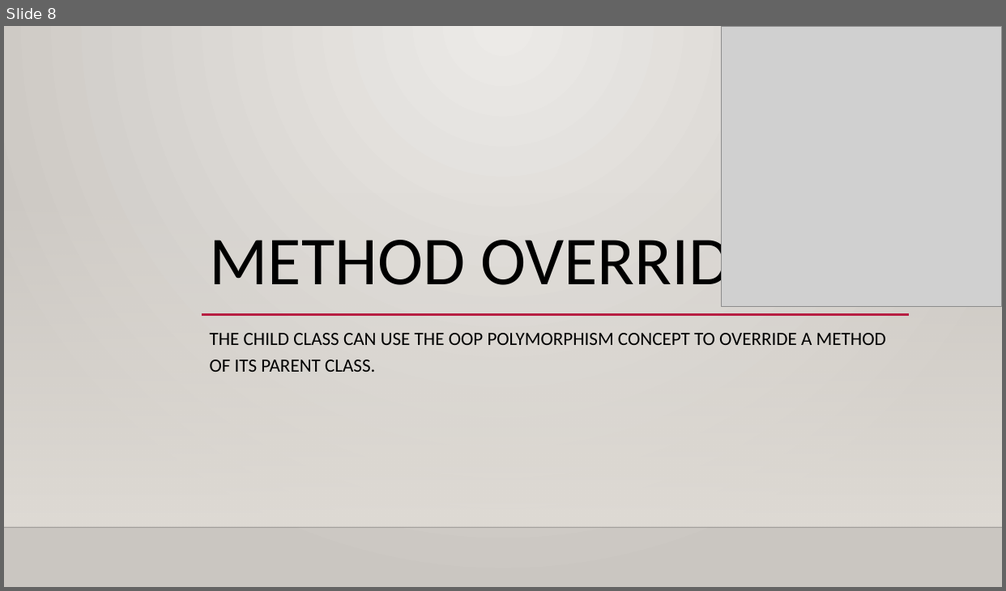
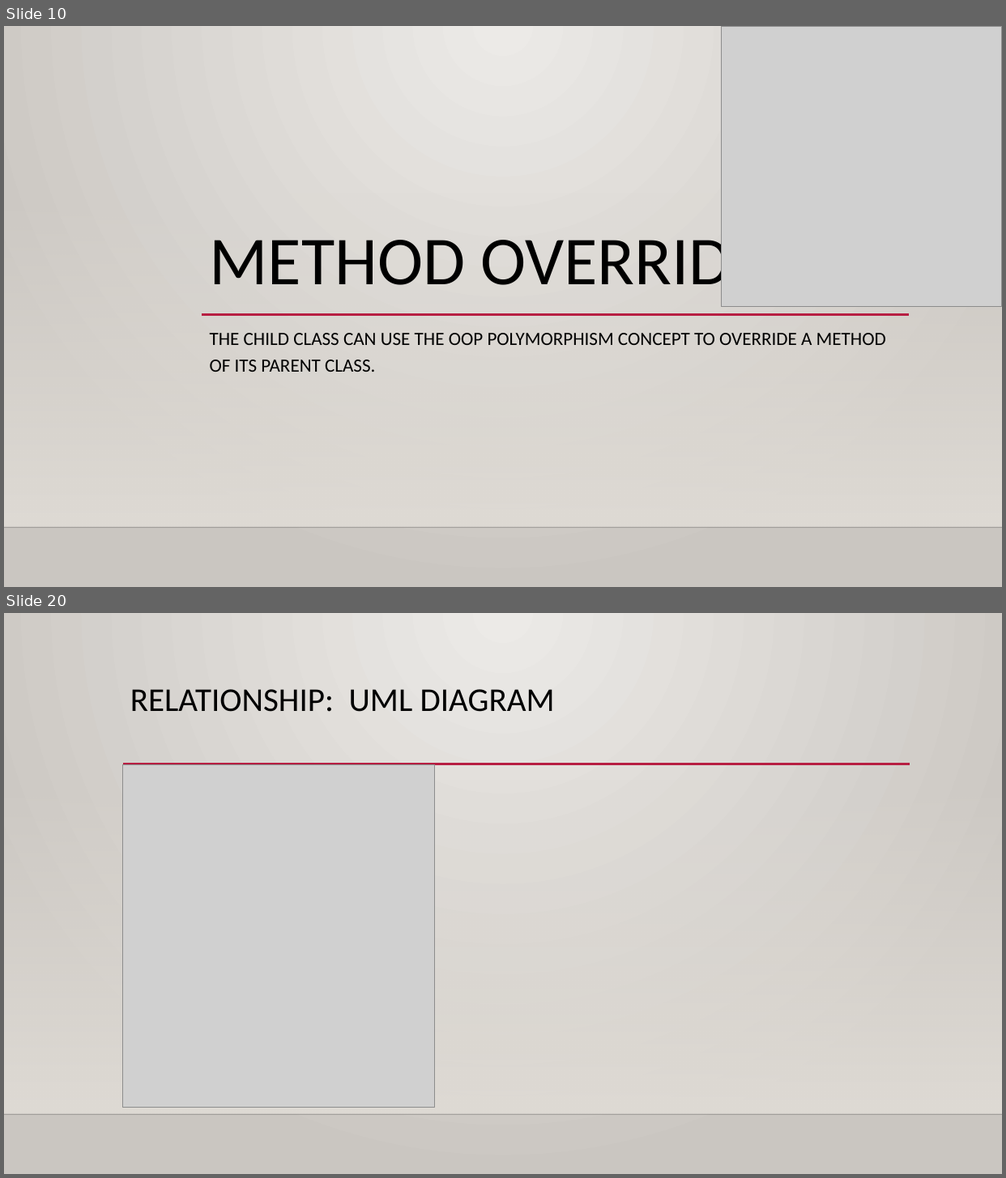
Before and after one commit to BishWAshi/myproject, a slide deck: Manuals/Java OOPS.pptx. Shown one above the other, each under a label of ours: slide 8 before the commit, slides 10 and 20 after it; the slides between them are not shown. The pictures are 1006x591 and 1006x1178 pixels, drawn with LibreOffice and Linux fonts; fonts in the diff are those of the drawing; grey boxes stand for pictures; background and template pictures are left out. Boxes give left, top, right and bottom in pixels: in the first picture for what was removed or moved away, otherwise in the second. Text is boxed around its words. In the diff, an @@ line names an element or a change of style, - is before the commit and + after.

```diff
--- a/Manuals/Java OOPS.pptx
+++ b/Manuals/Java OOPS.pptx
@@ slide 20 added at [4,613,1002,1174], background gradient #ECEAE7 to #CAC7C1; not listed: 2 template elements that a slide beside it also shows @@
@@ title added at [130,689,555,712], 32 pt, text #000000 @@
+RELATIONSHIP: UML DIAGRAM
@@ line added from (123, 764) to (910, 764), #B71E42 2.5 pt @@
@@ picture added at [123,765,434,1108] @@
@@ what was slide 8 is now slide 10 @@
```
Also in this commit, not shown: 17 other slides added.
